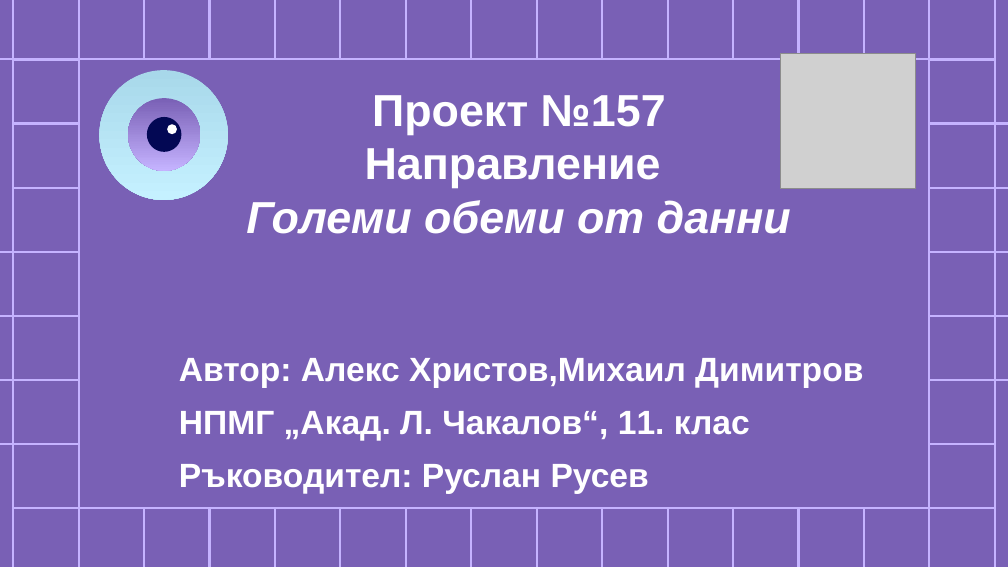
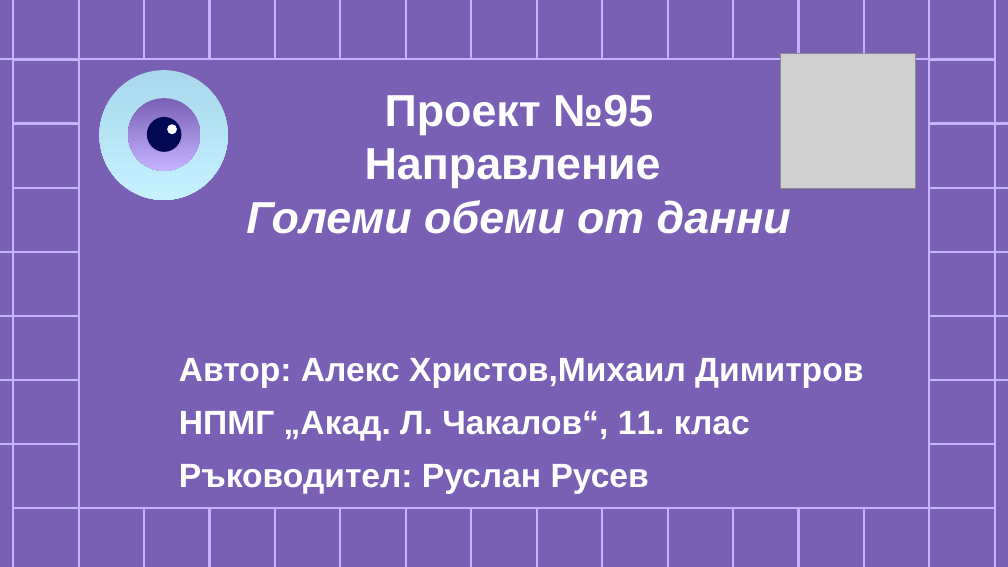
Before and after one commit to alexhr05/blindHelper, a slide deck: slide 1 of Документация/95_presentation.pptx. Drawn at 1008x567 pixels with LibreOffice and Linux fonts; fonts in the diff are those of the drawing; grey boxes stand for pictures. Boxes give left, top, right and bottom in pixels: in the first picture for what was removed or moved away, otherwise in the second. Text is boxed around its words. In the diff, an @@ line names an element or a change of style, - is before the commit and + after.

```diff
--- a/Документация/95_presentation.pptx
+++ b/Документация/95_presentation.pptx
@@ subtitle at [246, 94, 791, 234]: text changed @@
-Проект №157
-Направление
-Големи обеми от данни
+Проект №95
+Направление
+Големи обеми от данни
```
Also in this commit, not shown: 6 other files.
